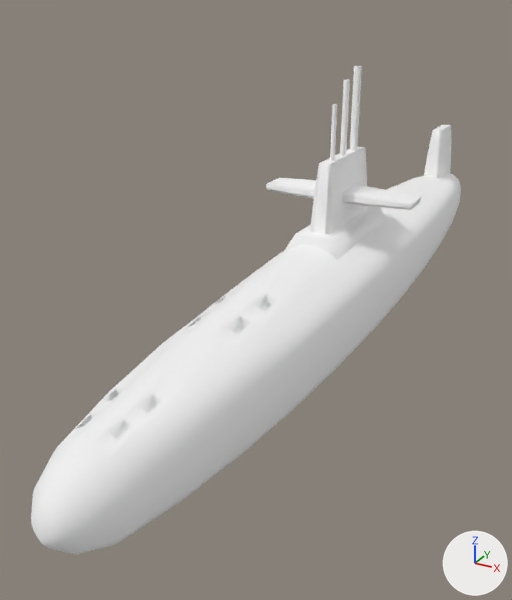
One commit to the glTF model public/models/submarine.glb: the scene before it, then after it.
Camera for both pictures: a 50 mm camera at (1.27, -3.26, 1.73) aimed at (-0.32, -0.38, 0.28). The lights are fixed; the arrows at lower right show +X, +Y and +Z. The older version comes first. Where no turn or scale is listed for an object, it has been applied to the vertices.
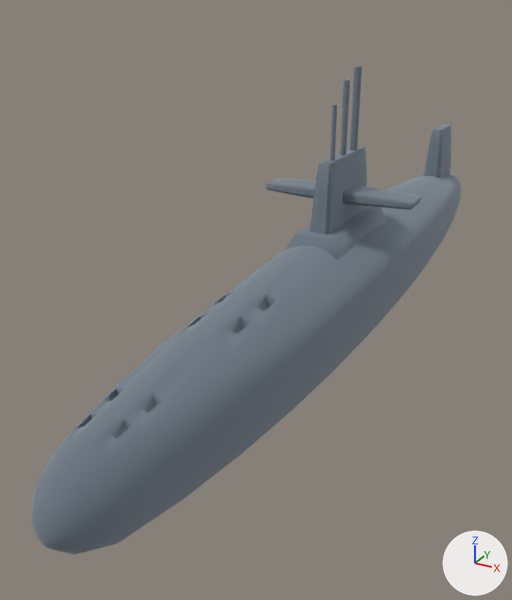
Pixel boxes (x1, y1, x2, y2) of what changed, in the pictures (512 x 600 px):
'Sphere', recoloured (white to grey)
    both: (31, 174, 461, 554)
'Cube.001', recoloured (darker)
    both: (310, 147, 367, 235)
'Cube', recoloured (white to grey)
    both: (285, 206, 387, 260)
'Cube.003', recoloured (darker)
    both: (343, 185, 421, 210)
'Cube.004', recoloured (darker)
    both: (424, 125, 451, 178)
'Cube.002', recoloured (darker)
    both: (266, 178, 316, 199)
'Cylinder', recoloured (darker)
    both: (350, 66, 362, 151)
'Cylinder.001', recoloured (darker)
    both: (340, 80, 350, 156)
'Cylinder.002', recoloured (darker)
    both: (330, 104, 337, 161)

What the commit changed:
Material 'body' (mat_body) changes colour from white #ffffff to grey #a3adb7; in linear values from (1.0, 1.0, 1.0) to (0.364, 0.42, 0.476).
